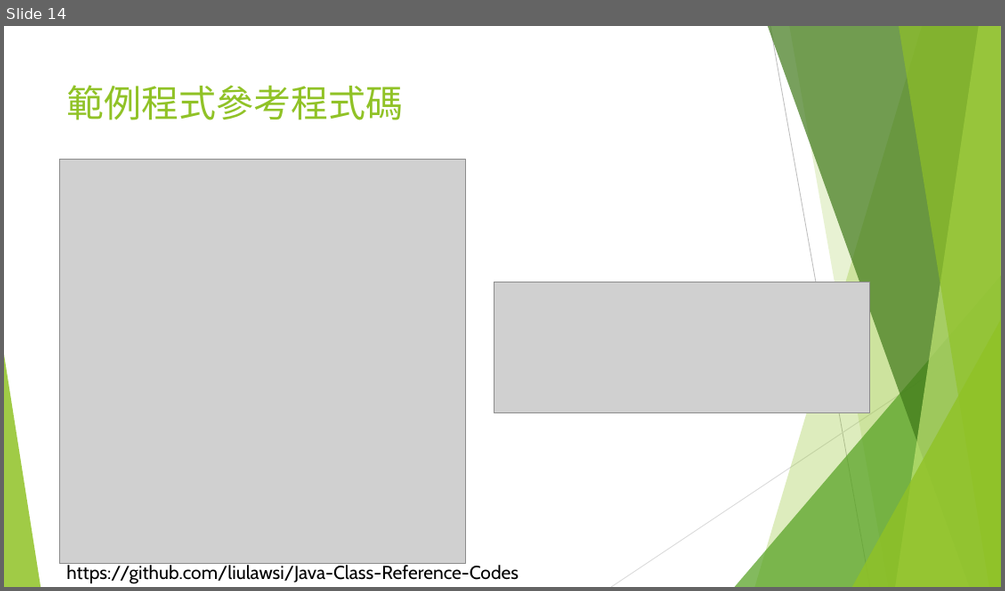
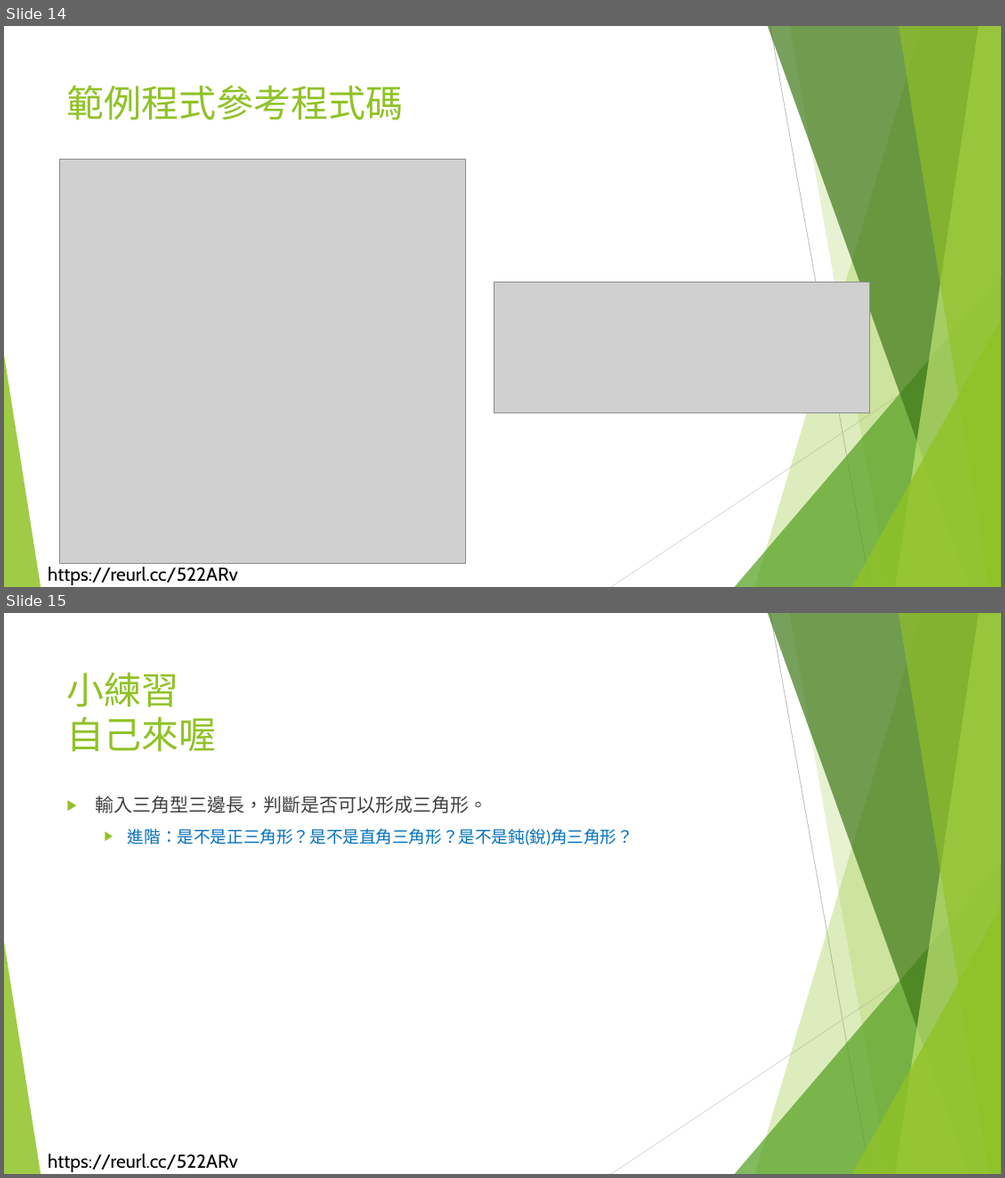
Before and after one commit to liulawsi/My_PPTs, a slide deck: LCC/Java/04_流程控制(分支).pptx. Shown one above the other, each under a label of ours: slide 14 before the commit, slides 14 and 15 after it. The pictures are 1005x591 and 1005x1178 pixels, drawn with LibreOffice and Linux fonts; fonts in the diff are those of the drawing; grey boxes stand for pictures; background and template pictures are left out. Boxes give left, top, right and bottom in pixels: in the first picture for what was removed or moved away, otherwise in the second. Text is boxed around its words. In the diff, an @@ line names an element or a change of style, - is before the commit and + after.

```diff
--- a/LCC/Java/04_流程控制(分支).pptx
+++ b/LCC/Java/04_流程控制(分支).pptx
@@ slide 15 added at (x1=4, y1=613, x2=1001, y2=1174), background #FFFFFF; not listed: 11 template elements that a slide beside it also shows @@
@@ title added at (x1=67, y1=672, x2=217, y2=752), 36 pt, text #90C226 @@
+小練習
+自己來喔
@@ text added at (x1=95, y1=795, x2=633, y2=845), 16 pt, text #0070C0 @@
+▶ 輸入三角型三邊長，判斷是否可以形成三角形。
+  ▶ 進階：是不是正三角形？是不是直角三角形？是不是鈍(銳)角三角形？
@@ slide 14 changed as well @@
@@ text added at (x1=48, y1=566, x2=238, y2=585), 18 pt, text #000000 @@
+https://reurl.cc/522ARv
@@ text removed at (x1=66, y1=563, x2=518, y2=584) @@
-https://github.com/liulawsi/Java-Class-Reference-Codes
```
Also in this commit, not shown: 22 other slides changed, 2 other slides added, 13 other files.
